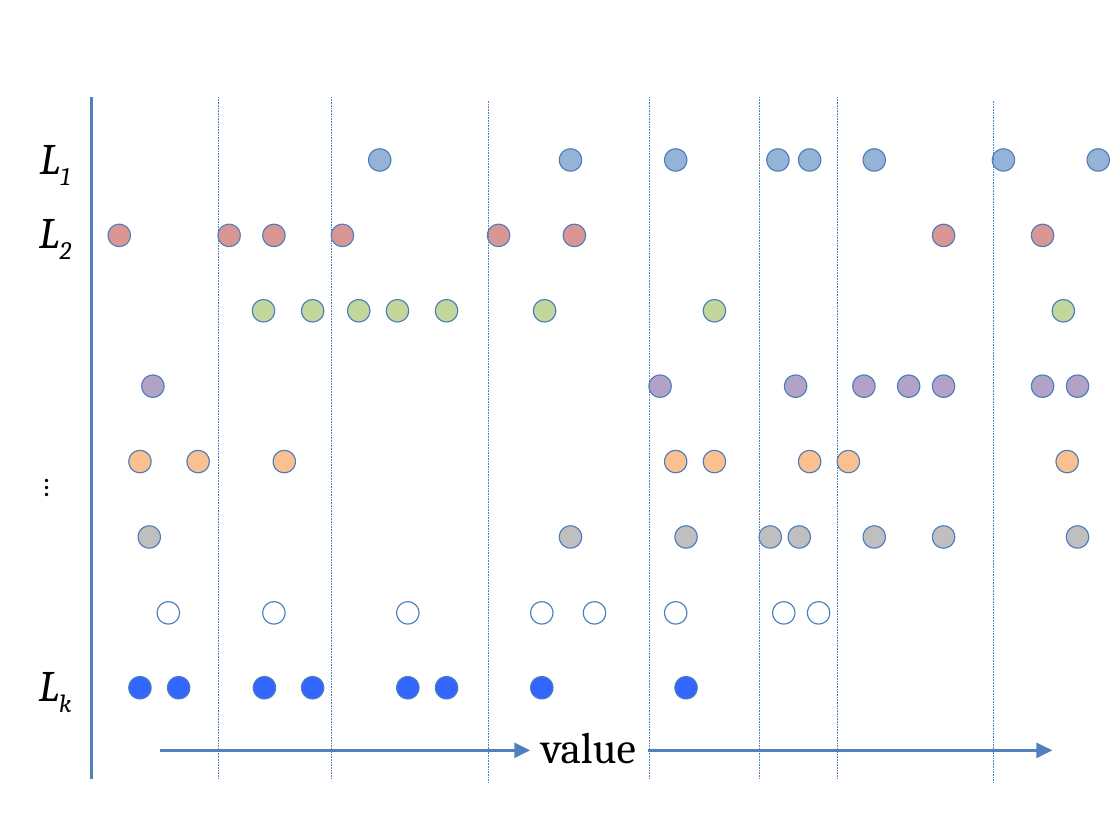
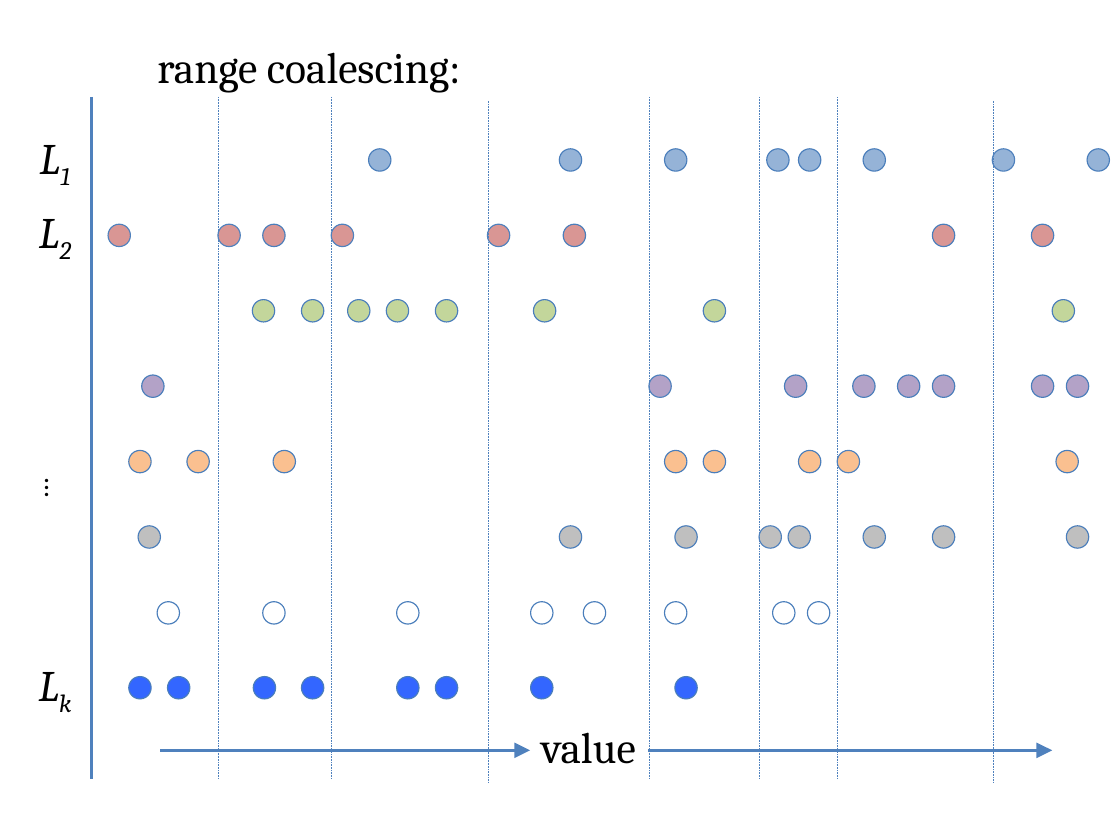
Before and after one commit to vineetgopal/fractals_paper, a slide deck: slide 5 of final_presentation.pptx (slide 3 before the commit). Drawn at 1120x840 pixels with LibreOffice and Linux fonts; fonts in the diff are those of the drawing. Boxes give left, top, right and bottom in pixels: in the first picture for what was removed or moved away, otherwise in the second. Text is boxed around its words. In the diff, an @@ line names an element or a change of style, - is before the commit and + after.

```diff
--- a/final_presentation.pptx
+++ b/final_presentation.pptx
@@ text added at bbox=[157, 52, 461, 93], 28 pt, text #000000 @@
+range coalescing:
```
Also in this commit, not shown: 9 other slides changed, 8 slides added, 1 other file.
